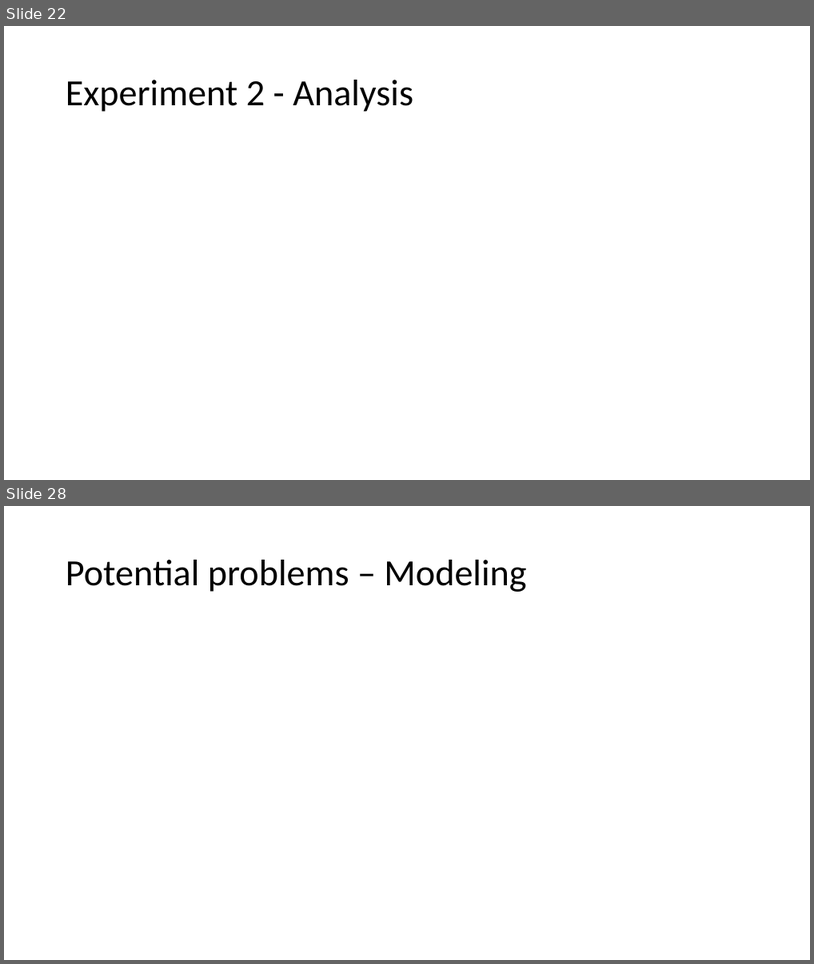
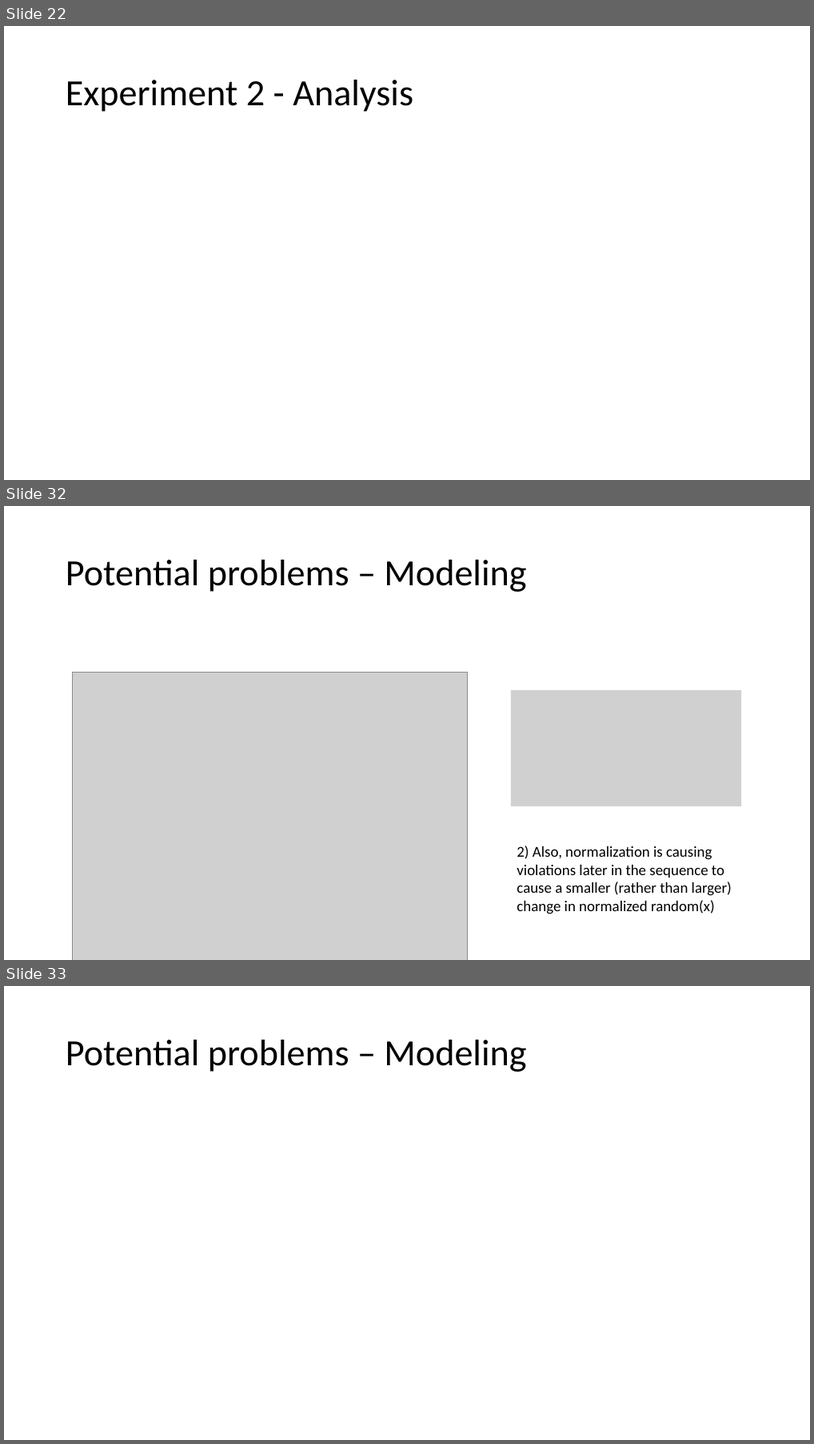
Before and after one commit to sradkani/CoCoSci, a slide deck: summary:papers/CogSci attempt.pptx. Shown one above the other, each under a label of ours: slides 22 and 28 before the commit, slides 22, 32 and 33 after it; the slides between them are not shown. The pictures are 814x964 and 814x1444 pixels, drawn with LibreOffice and Linux fonts; fonts in the diff are those of the drawing; grey boxes stand for pictures. Boxes give left, top, right and bottom in pixels: in the first picture for what was removed or moved away, otherwise in the second. Text is boxed around its words. In the diff, an @@ line names an element or a change of style, - is before the commit and + after.

```diff
--- a/summary:papers/CogSci attempt.pptx
+++ b/summary:papers/CogSci attempt.pptx
@@ slide 32 added at (x1=4, y1=506, x2=810, y2=960), background #FFFFFF @@
@@ title added at (x1=66, y1=560, x2=526, y2=592), 44 pt, text #000000 @@
+Potential problems – Modeling
@@ picture added at (x1=73, y1=672, x2=467, y2=960) @@
@@ picture added at (x1=511, y1=690, x2=742, y2=806) @@
@@ text added at (x1=517, y1=845, x2=732, y2=914), 18 pt, text #000000 @@
+2) Also, normalization is causing violations later in the sequence to cause a smaller (rather than larger) change in normalized random(x)
@@ what was slide 28 is now slide 33 @@
```
Also in this commit, not shown: 13 slides changed, 7 other slides added, 7 slides removed, 23 other files.
